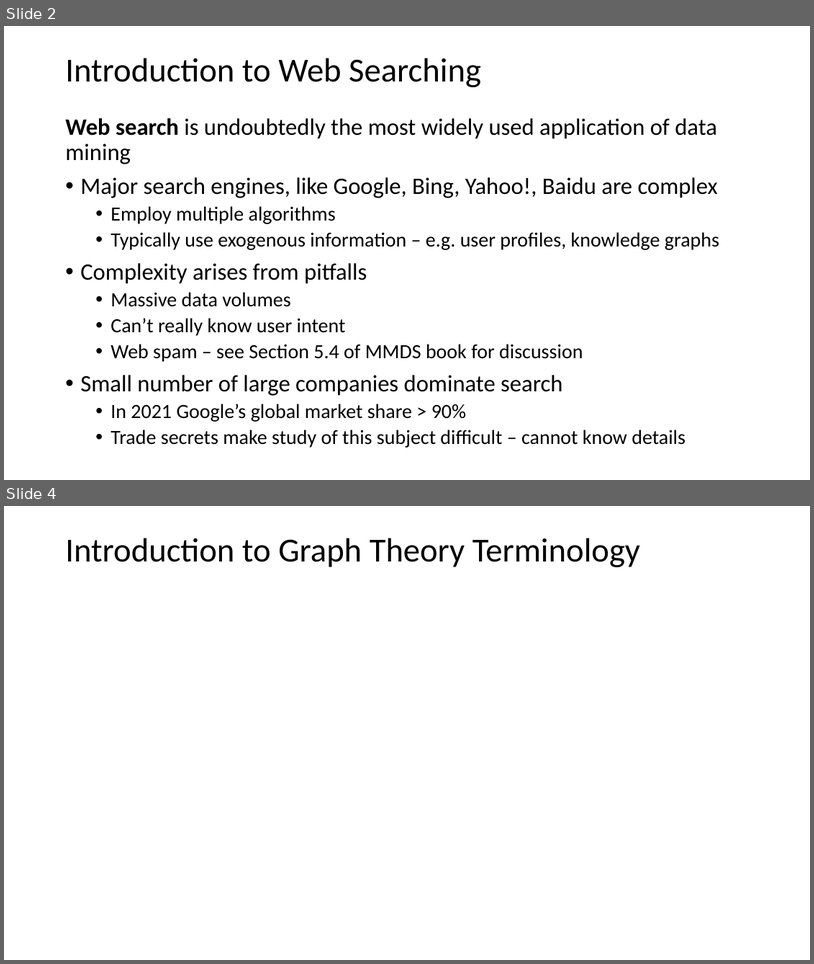
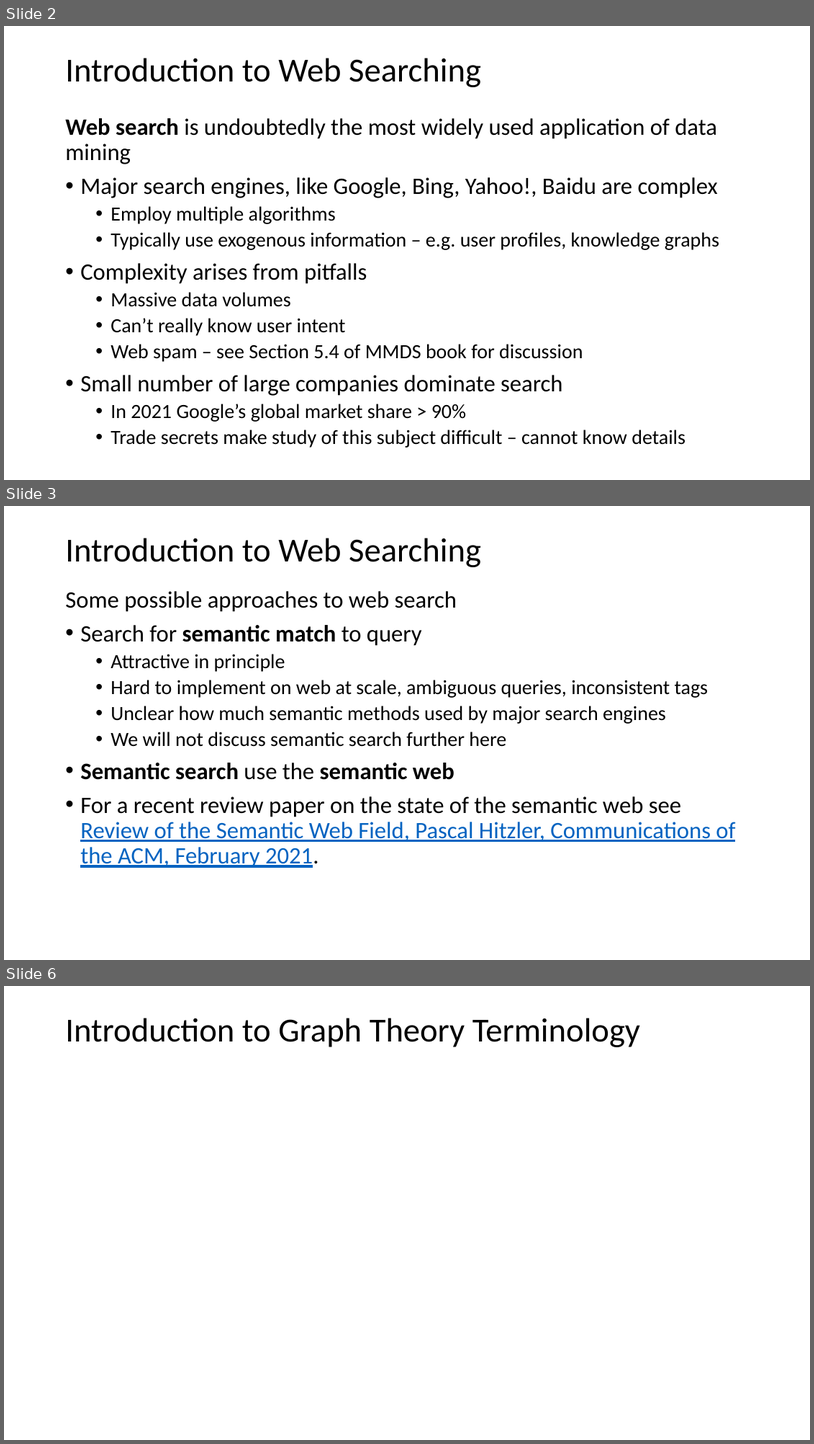
Before and after one commit to StephenElston/CSCI-E-108, a slide deck: slides/5_WebSearching.pptx. Shown one above the other, each under a label of ours: slides 2 and 4 before the commit, slides 2, 3 and 6 after it; the slides between them are not shown. The pictures are 814x964 and 814x1444 pixels, drawn with LibreOffice and Linux fonts; fonts in the diff are those of the drawing; grey boxes stand for pictures. Boxes give left, top, right and bottom in pixels: in the first picture for what was removed or moved away, otherwise in the second. Text is boxed around its words. In the diff, an @@ line names an element or a change of style, - is before the commit and + after.

```diff
--- a/slides/5_WebSearching.pptx
+++ b/slides/5_WebSearching.pptx
@@ slide 3 added at (x1=4, y1=506, x2=810, y2=960), background #FFFFFF @@
@@ title added at (x1=65, y1=538, x2=481, y2=567), 40 pt, text #000000 @@
+Introduction to Web Searching
@@ text added at (x1=65, y1=591, x2=736, y2=867), 28 pt, text #000000 @@
+Some possible approaches to web search
+• Search for semantic match to query
+  • Attractive in principle
+  • Hard to implement on web at scale, ambiguous queries, inconsistent tags
+  • Unclear how much semantic methods used by major search engines
+  • We will not discuss semantic search further here
+• Semantic search use the semantic web
+• For a recent review paper on the state of the semantic web see Review of the Semantic Web Field, Pascal Hitzler, Communications of the ACM, February 2021.
@@ what was slide 4 is now slide 6 @@
```
Also in this commit, not shown: 4 slides changed, 1 other slide added.
